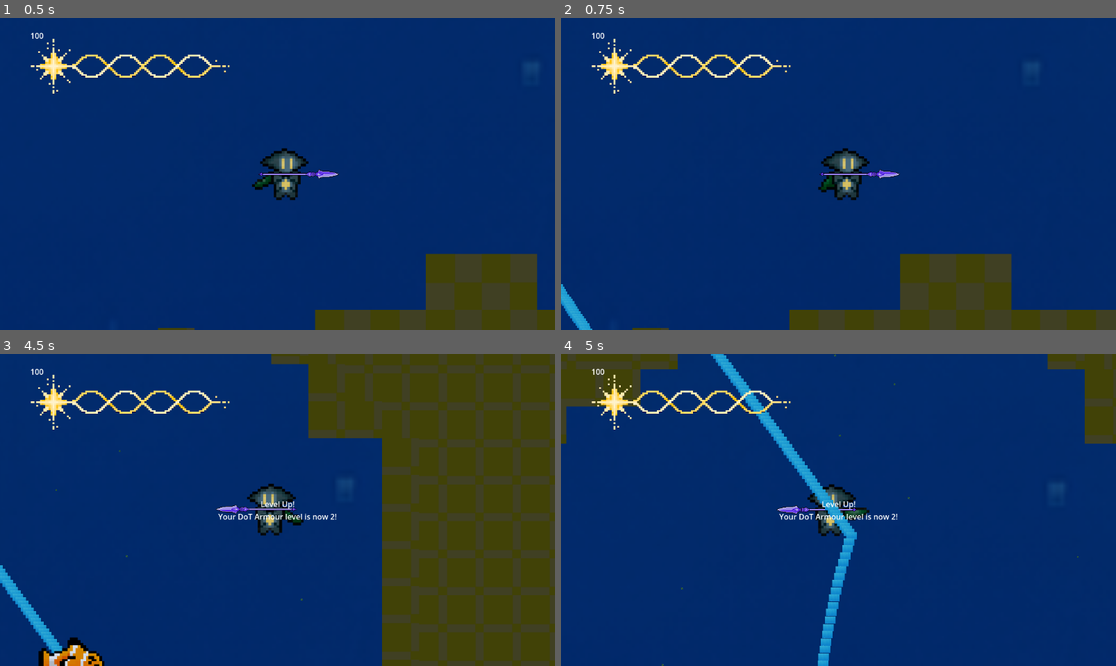
Above: before the commit, frames 1-4 (two rows, left to right).
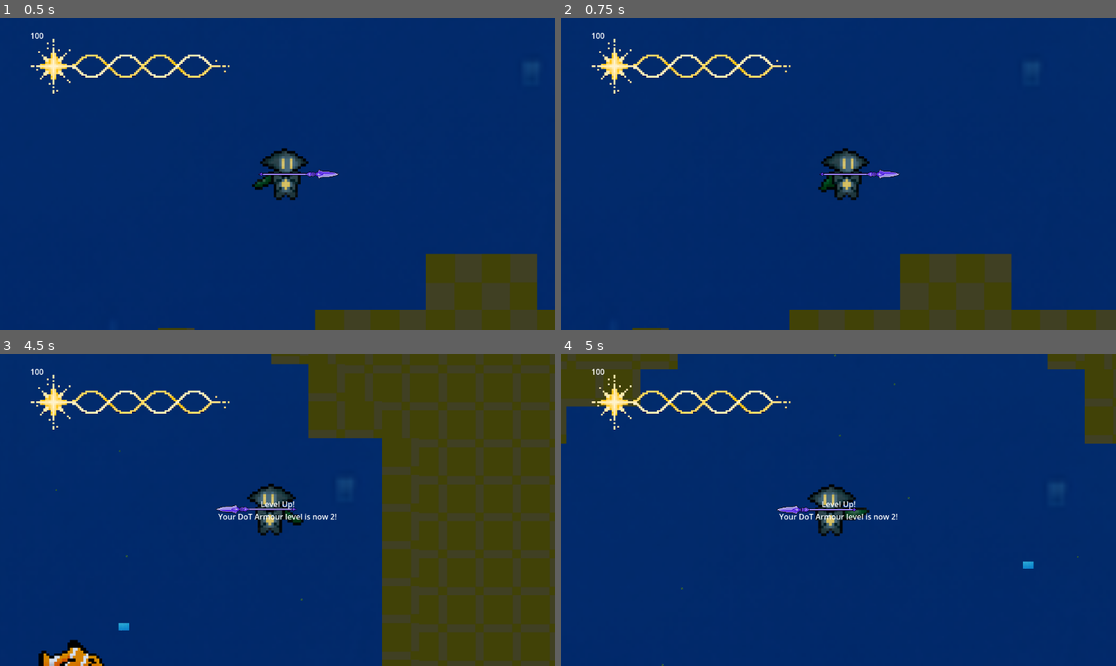
Above: after the commit, the same moments.

Repository: CommanderTuna999/Ocean-Game
Game: Godot game, scene res://Scenes/Game.tscn
Two runs of this game, one before a commit and one after it. Both use one fixed random seed, a clock stepped at 60 frames per second and the inputs below. The engine's default icon, where the game draws it, is replaced by a stand-in: a white triangle on a blue panel in a dark square.
Inputs (mouse positions are in pixels of both pictures, inside the frame that each line leads up to):
- Up to frame 1 (0.5 s): no input
- Up to frame 2 (0.75 s): move the mouse to (960, 158) at 0.52 s; hold D (Right) from 0.53 s (still down); tap Q (Dash) at 0.6 s
- Up to frame 3 (4.5 s): tap W (Up) at 0.77, 1.52, 3.02, 3.77 s; move the mouse to (166, 525) at 1.27 s; tap Space (Harpoon) at 1.35 s; move the mouse to (333, 441) at 2.02 s; release D (Right) at 2.03 s; hold A (Left) 2.03-2.78 s; hold Shift (Shift) 2.03-2.78 s; move the mouse to (249, 572) at 2.77 s; hold D (Right) 2.78-4.28 s; tap N (armour_level_test) at 2.85 s; move the mouse to (444, 556) at 3.52 s; click (444, 556) at 3.6 s; move the mouse to (111, 463) at 4.27 s; hold A (Left) from 4.28 s (still down); tap Q (Dash) at 4.35 s
- Up to frame 4 (5 s): keep holding A (Left); tap W (Up) at 4.52 s

Frame 1 is identical in both runs. In frame 2, 0.3% of the frame differs, in the area x 0-6%, y 85-100%; in frame 3, 1.0%; in frame 4, 2.3%, in the area x 27-86%, y 0-100%.

Commit message:
seahorse updated
projectiles fixed

Diff:
--- a/main game---ocean-thing/Scenes/seahorse.tscn
+++ b/main game---ocean-thing/Scenes/seahorse.tscn
@@ -238,8 +238,13 @@
 [node name="AnimationPlayer" type="AnimationPlayer" parent="." unique_id=1773414453]
 libraries/ = SubResource("AnimationLibrary_a3qtr")
 
+[node name="ShootTimer" type="Timer" parent="." unique_id=1271873482]
+wait_time = 2.0
+autostart = true
+
 [connection signal="body_entered" from="aggro_area" to="." method="_on_aggro_area_body_entered"]
 [connection signal="body_exited" from="aggro_area" to="." method="_on_aggro_area_body_exited"]
 [connection signal="area_entered" from="TemplateHurtbox" to="." method="_on_template_hurtbox_area_entered"]
 [connection signal="area_exited" from="TemplateHurtbox" to="." method="_on_template_hurtbox_area_exited"]
 [connection signal="body_entered" from="TemplateHurtbox" to="." method="_on_template_hurtbox_body_entered"]
+[connection signal="timeout" from="ShootTimer" to="." method="_on_shoot_timer_timeout"]
--- a/main game---ocean-thing/Scenes/seahorse_projectile.tscn
+++ b/main game---ocean-thing/Scenes/seahorse_projectile.tscn
@@ -18,12 +18,12 @@
 "speed": 5.0
 }]
 
-[sub_resource type="RectangleShape2D" id="RectangleShape2D_qc5bj"]
-size = Vector2(14, 8)
+[sub_resource type="RectangleShape2D" id="RectangleShape2D_qh253"]
+size = Vector2(18, 12)
 
-[node name="seahorse_projectile" type="CharacterBody2D" unique_id=524211509]
-collision_layer = 0
-collision_mask = 0
+[node name="seahorse_projectile" type="CharacterBody2D" unique_id=524211509 groups=["seahorse_projectile"]]
+collision_layer = 8
+collision_mask = 10
 script = ExtResource("1_qh253")
 
 [node name="AnimatedSprite2D" type="AnimatedSprite2D" parent="." unique_id=359251092]
@@ -31,6 +31,6 @@
 scale = Vector2(0.048177082, 0.048177086)
 sprite_frames = SubResource("SpriteFrames_kvis1")
 
-[node name="CollisionShape2D" type="CollisionShape2D" parent="." unique_id=410740380]
+[node name="CollisionShape2D" type="CollisionShape2D" parent="." unique_id=253376344]
 position = Vector2(0, -1)
-shape = SubResource("RectangleShape2D_qc5bj")
+shape = SubResource("RectangleShape2D_qh253")
--- a/main game---ocean-thing/Scripts/Hurtbox.gd
+++ b/main game---ocean-thing/Scripts/Hurtbox.gd
@@ -22,5 +22,5 @@
 
 	if owner.has_method("take_kb"):
 		owner.take_kb(hitbox.global_position)
-
-	hitbox.get_parent().get_parent().successful_hit(self)
+	if hitbox.get_parent().get_parent().has_method("successful_hit"):
+		hitbox.get_parent().get_parent().successful_hit(self)
--- a/main game---ocean-thing/Scripts/player.gd
+++ b/main game---ocean-thing/Scripts/player.gd
@@ -467,6 +467,7 @@
 var starsaveused = false
 var clownfish_damage = 5
 var shark_damage = 25
+var seahorse_projectile_damage = 10
 
 #sprint stuff below
 #func handle_sprint(delta: float, direction: Vector2) -> void:
@@ -653,6 +654,10 @@
 	elif body.is_in_group("shark"):
 		damage = shark_damage
 		kbstrength = 2000
+	elif body.is_in_group("seahorse_projectile"):
+		damage = seahorse_projectile_damage
+		kbstrength = 300
+		body.queue_free()
 
 	else:
 		return
--- a/main game---ocean-thing/Scripts/seahorse.gd
+++ b/main game---ocean-thing/Scripts/seahorse.gd
@@ -15,7 +15,7 @@
 var current_health = 2
 var kbtime = 0.0
 var kbvelocity = Vector2.ZERO
-var projectile_cooldown = 2
+#var projectile_cooldown = 2.0 - now became a timer node!
 
 
 
@@ -55,18 +55,10 @@
 	animated_sprite_2d.play("idle")
 	print("exited")
 
-func _shoot():
-	var main = get_tree().current_scene #identifies the main game scene for projectiles, ik its already done on ready but it must be declared again to be used in this function so yeah
-	var instance = projectile.instantiate()
-	instance.dir = rotation
-	instance.SpawnPos = global_position
-	instance.SpawnRot = rotation
-	main.call_deferred("add_child", instance)
-	instance.look_at(chase_subject.global_position)
 
 func _physics_process(_delta):
 	if aggro and chase_subject:
-		_shoot()
+
 		print(global_position.distance_to(chase_subject.global_position))
 		if global_position.distance_to(chase_subject.global_position) > 400:
 			velocity = (chase_subject.global_position - global_position).normalized() * speed
@@ -95,3 +87,20 @@
 	#var kbdirection = (global_position - area.global_position).normalized()
 	#kbvelocity = kbdirection * 600
 	#kbtime = 0.12
+
+
+func _shoot():
+	var main = get_tree().current_scene #identifies the main game scene for projectiles, ik its already done on ready but it must be declared again to be used in this function so yeah
+	var instance = projectile.instantiate()
+	instance.dir = (chase_subject.global_position - global_position).normalized()
+	instance.SpawnPos = global_position
+	instance.SpawnRot = rotation
+	main.call_deferred("add_child", instance)
+	#instance.look_at(chase_subject.global_position)
+
+
+
+
+func _on_shoot_timer_timeout() -> void:
+	if aggro and chase_subject:
+		_shoot()
--- a/main game---ocean-thing/Scripts/seahorse_projectile.gd
+++ b/main game---ocean-thing/Scripts/seahorse_projectile.gd
@@ -1,7 +1,7 @@
 extends CharacterBody2D
 
 @export var speed = 500
-var dir : float
+var dir: Vector2
 var SpawnPos : Vector2
 var SpawnRot : float
 
@@ -12,5 +12,6 @@
 
 
 func _physics_process(delta: float) -> void:
-	velocity = Vector2(0, -speed).rotated(dir)
+	velocity = speed * dir
+	#velocity = Vector2(0, -speed).rotated(dir)
 	move_and_slide()
